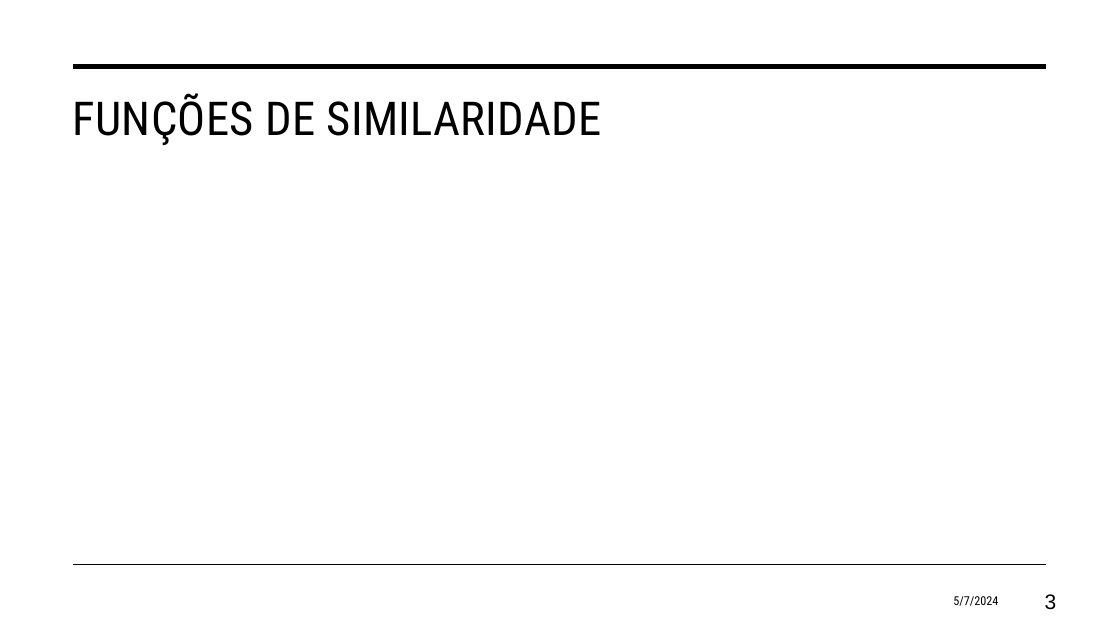
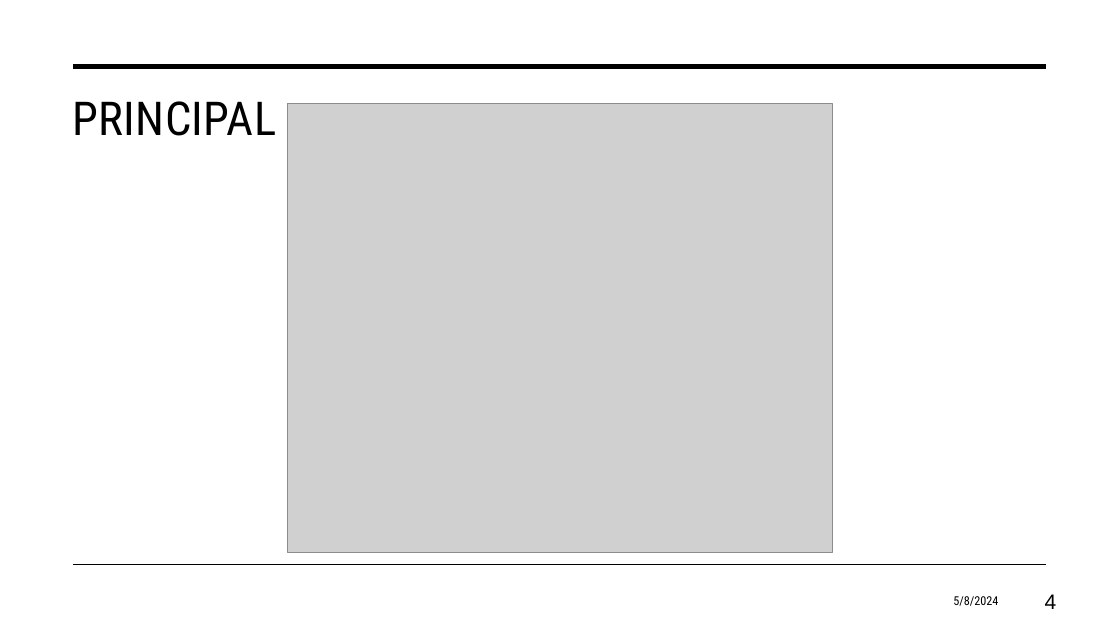
Before and after one commit to eduardosavian/graph-coloring, a slide deck: slide 4 of Presentation.pptx (slide 3 before the commit). Drawn at 1120x630 pixels with LibreOffice and Linux fonts; fonts in the diff are those of the drawing; grey boxes stand for pictures. Boxes give left, top, right and bottom in pixels: in the first picture for what was removed or moved away, otherwise in the second. Text is boxed around its words. In the diff, an @@ line names an element or a change of style, - is before the commit and + after.

```diff
--- a/Presentation.pptx
+++ b/Presentation.pptx
@@ title at <box>73,101,276,136</box>: text changed @@
-FUNÇÕES DE SIMILARIDADE
+PRINCIPAL
@@ picture added at <box>288,103,833,553</box> @@
@@ text at <box>953,596,998,606</box>: text changed @@
-5/7/2024
+5/8/2024
@@ page number at <box>1045,594,1057,609</box>: text changed @@
-3
+4
```
Also in this commit, not shown: 3 other slides changed, 11 slides added, 3 other files.
